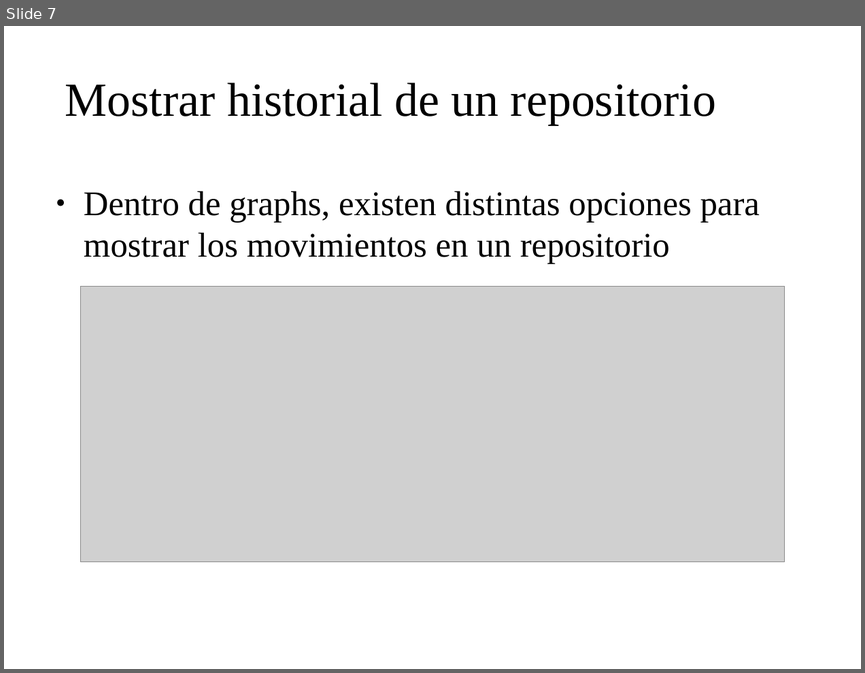
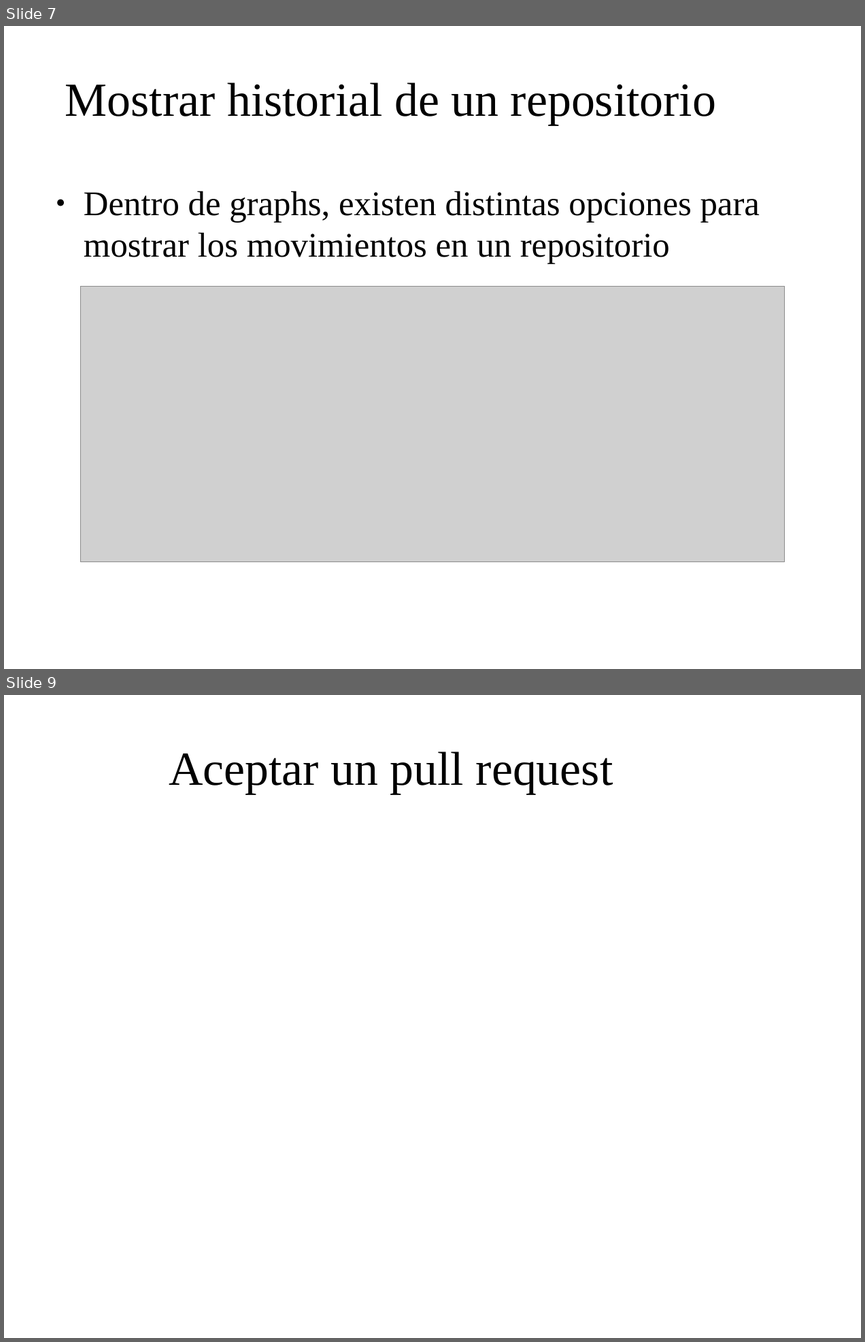
Before and after one commit to IllanPedro/Hardware, a slide deck: CursoGIT,GITHUB,SOURCETREE/Precentacion_GitHub.odp. Shown one above the other, each under a label of ours: slide 7 before the commit, slides 7 and 9 after it; the slides between them are not shown. The pictures are 865x673 and 865x1342 pixels, drawn with LibreOffice and Linux fonts; fonts in the diff are those of the drawing; grey boxes stand for pictures; background and template pictures are left out. Boxes give left, top, right and bottom in pixels: in the first picture for what was removed or moved away, otherwise in the second. Text is boxed around its words. In the diff, an @@ line names an element or a change of style, - is before the commit and + after.

```diff
--- a/CursoGIT,GITHUB,SOURCETREE/Precentacion_GitHub.odp
+++ b/CursoGIT,GITHUB,SOURCETREE/Precentacion_GitHub.odp
@@ slide 9 added at (4, 695, 861, 1338), background picture (left out) @@
@@ title added at (169, 751, 613, 794), 44 pt, text #000000 @@
+Aceptar un pull request
```
Also in this commit, not shown: 1 other slide added, 1 slide removed, 2 other files.
